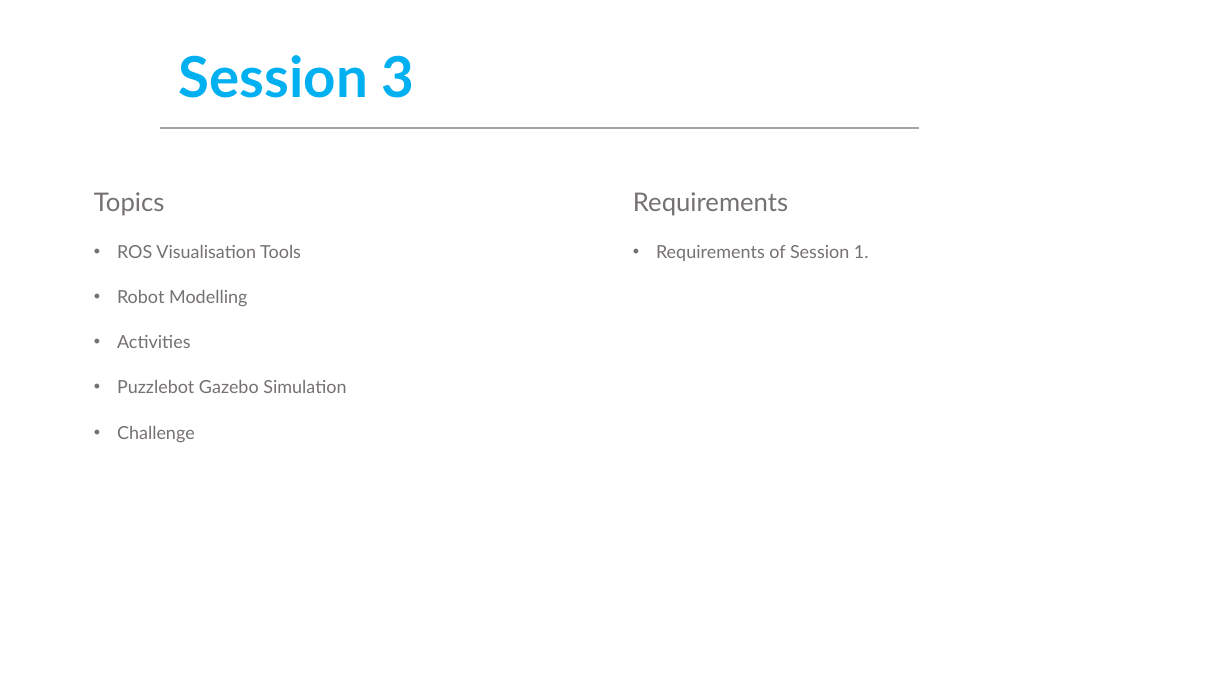
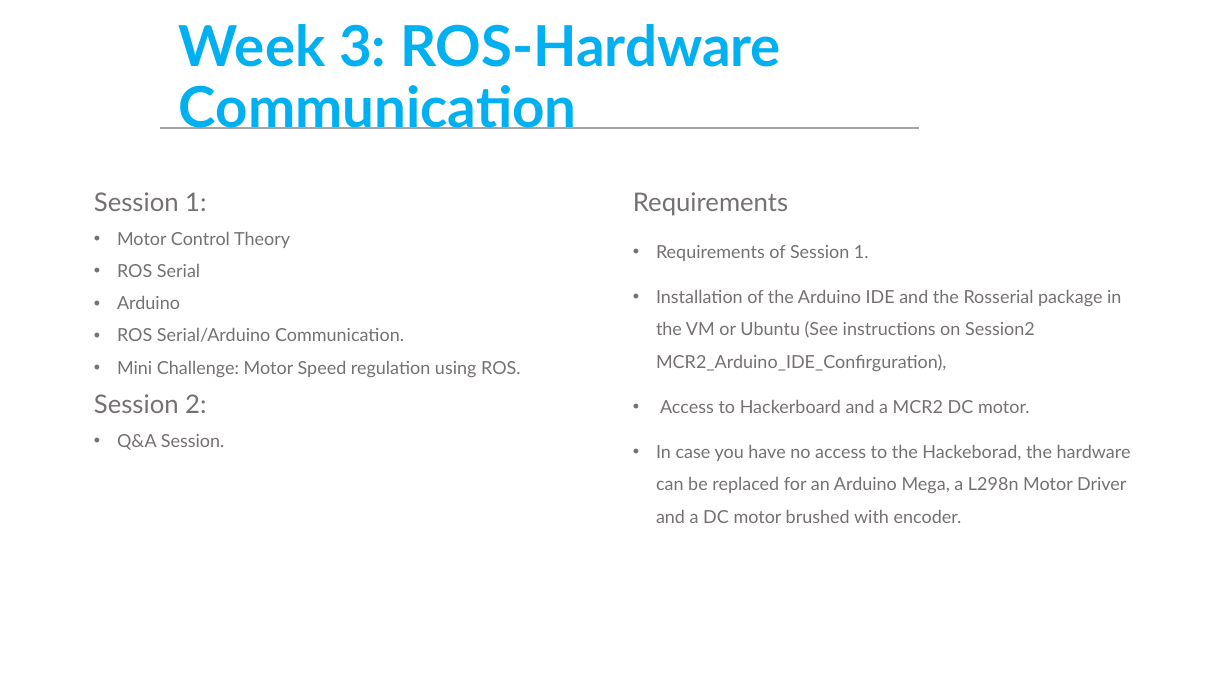
Before and after one commit to ManchesterRoboticsLtd/TE3001B_Robotics_Foundation, a slide deck: slide 7 of MCR2_General_Information_Prerequisites.pptx. Drawn at 1232x693 pixels with LibreOffice and Linux fonts; fonts in the diff are those of the drawing; background and template pictures are left out. Boxes give left, top, right and bottom in pixels: in the first picture for what was removed or moved away, otherwise in the second. Text is boxed around its words. In the diff, an @@ line names an element or a change of style, - is before the commit and + after.

```diff
--- a/MCR2_General_Information_Prerequisites.pptx
+++ b/MCR2_General_Information_Prerequisites.pptx
@@ title at [179, 24, 781, 129]: text changed @@
-Session 3
+Week 3: ROS-Hardware Communication
@@ text at [94, 192, 521, 450]: text changed @@
-Topics
-• ROS Visualisation Tools
-• Robot Modelling
-• Activities
-• Puzzlebot Gazebo Simulation
-• Challenge
+Session 1:
+• Motor Control Theory
+• ROS Serial
+• Arduino
+• ROS Serial/Arduino Communication.
+• Mini Challenge: Motor Speed regulation using ROS.
+Session 2:
+• Q&A Session.
@@ text at [656, 290, 1131, 523]: paragraphs added @@
+• Installation of the Arduino IDE and the Rosserial package in the VM or Ubuntu (See instructions on Session2 MCR2_Arduino_IDE_Confirguration),
+• Access to Hackerboard and a MCR2 DC motor.
+• In case you have no access to the Hackeborad, the hardware can be replaced for an Arduino Mega, a L298n Motor Driver and a DC motor brushed with encoder.
```
Also in this commit, not shown: 7 other slides changed, 1 slide added, 2 slides removed, 1 other file.
